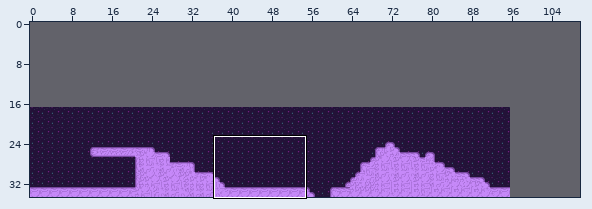
One commit to this Tiled map (JSON): assets/map/level_1_map.json. Above: a wide view before the commit, with the close-up outlined.
Close-up. Before:
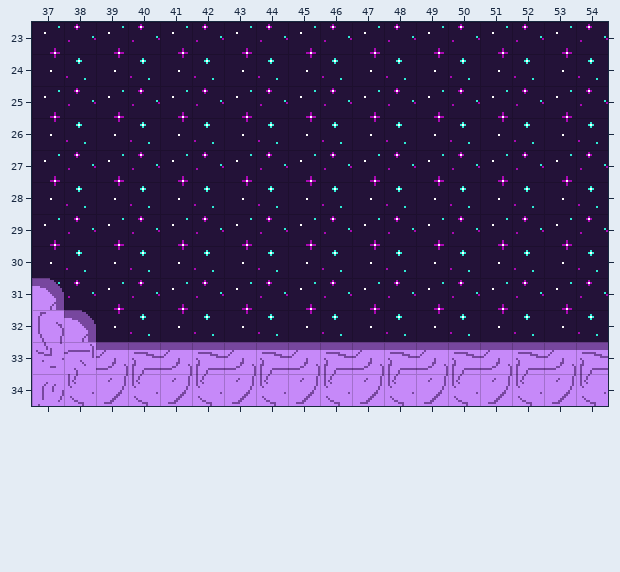
Cells are 32x32 px. Shown: x 37..54, y 23..34. The commit also changed other parts of the map, which this record leaves out. The old version is drawn lined up with the new one.
After the commit:
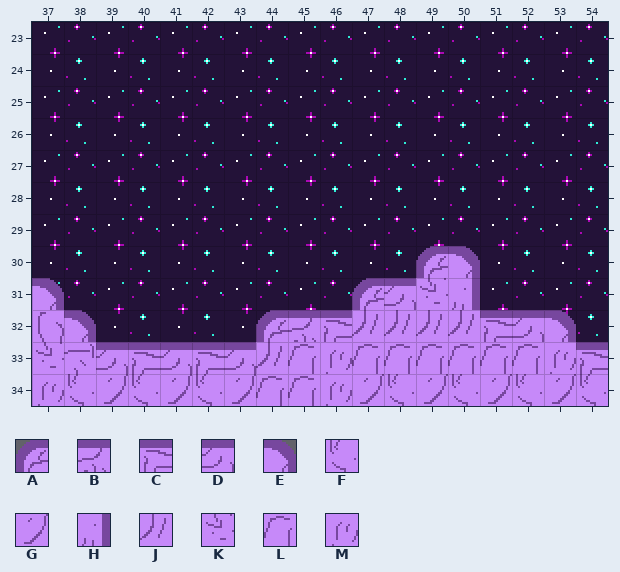
Key: from "level_1_Ground": A 0, B 1, C 2, D 3, E 5, F 8, G 9, H 17, J 21, K 22, L 27, M 28.
_ is an empty cell, . an unchanged one.
The edit:
map size 96x18 -> 150x35 cells (old content now starts at 0,17; both pictures use the new coordinates)
--- layer "ground"
@@ x 44..53 @@
-30 .....__...
-31 ...____...
-32 __________
-33 CDCDCDCDCD
-34 FGF.......
+30 .....AE...
+31 ...ADKH...
+32 ABCJJJJCDE
+33 JLMLLLLLLM
+34 LLM.......
